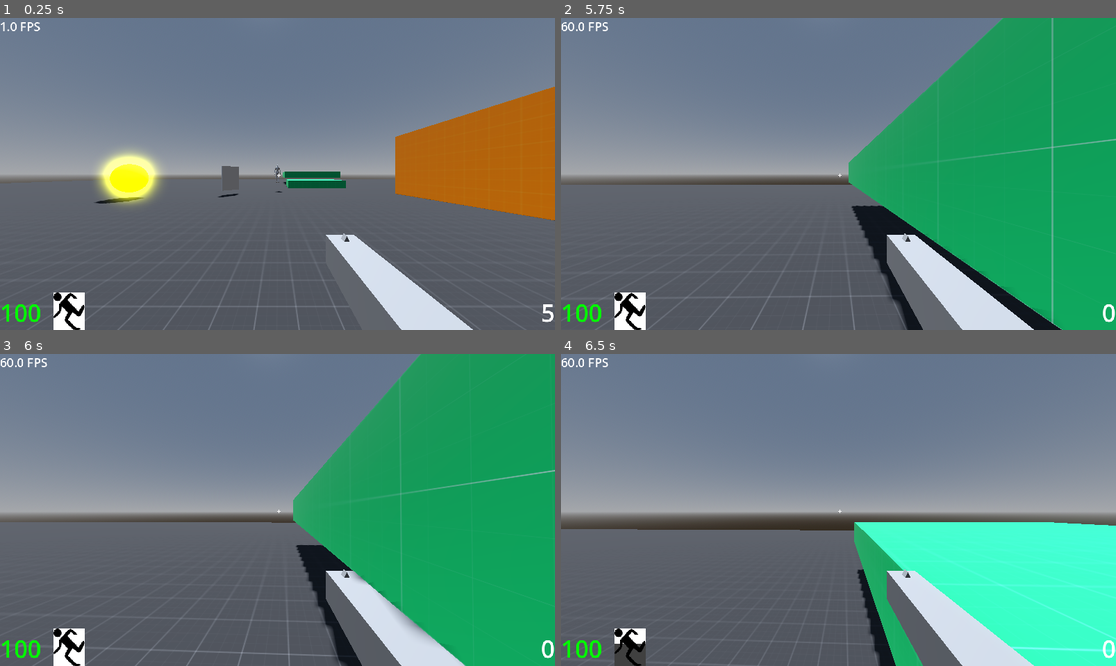
Above: before the commit, frames 1-4 (two rows, left to right).
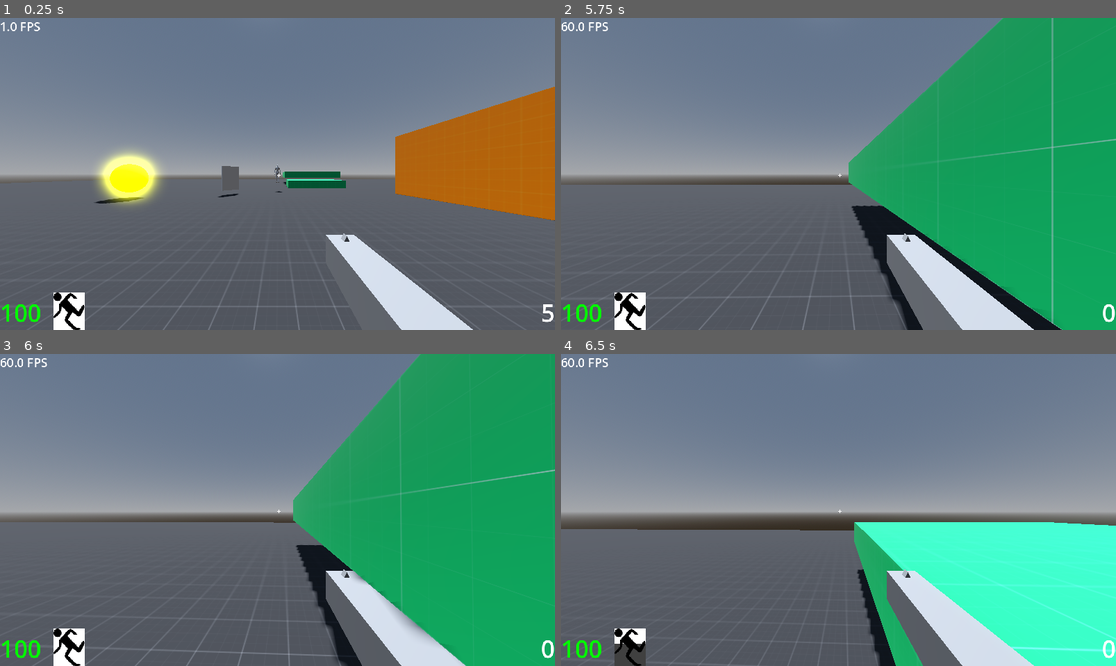
Above: after the commit, the same moments.

Repository: sam0622/fps
Game: Godot game, scene res://src/scenes/levels/testing_ground.tscn
Same seed, same stepped clock (60 frames per second), same inputs: the game is played once before the commit and once after it.
Inputs (mouse positions are in pixels of both pictures, inside the frame that each line leads up to):
- Up to frame 1 (0.25 s): no input
- Up to frame 2 (5.75 s): move the mouse to (866, 174) at 0.52 s; press the mouse at (866, 174) at 0.53 s; hold W (moveForward) from 0.53 s (still down); tap Space (Jump) at 0.77, 1.52, 3.02, 3.77, 4.52 s; move the mouse to (810, 174) at 1.27 s; release the mouse at (810, 174) at 1.28 s; tap Shift (use_ablility) at 1.35, 2.85, 4.35 s; move the mouse to (849, 167) at 2.02 s; press the mouse at (849, 167) at 2.03 s; move the mouse to (832, 180) at 2.77 s; release the mouse at (832, 180) at 2.78 s; click (832, 180) at 2.92 s; move the mouse to (877, 177) at 3.52 s; press the mouse at (877, 177) at 3.53 s; move the mouse to (794, 170) at 4.27 s; release the mouse at (794, 170) at 4.28 s; move the mouse to (844, 174) at 5.02 s; press the mouse at (844, 174) at 5.03 s
- Up to frame 3 (6 s): move the mouse to (255, 503) at 5.77 s; release W (moveForward) at 5.78 s; release the mouse at (255, 503) at 5.78 s; hold Right (moveRight) from 5.78 s (still down); tap Shift (use_ablility) at 5.85 s
- Up to frame 4 (6.5 s): keep holding Right (moveRight); tap Space (Jump) at 6.02 s

Frames 1-2 are identical in both runs. In frame 3, 0.1% of the frame differs, in the area x 48-100%, y 0-100%; in frame 4, nothing differs.

Commit message:
Added damage area to test dash

Diff:
--- a/src/scenes/levels/testing_ground.tscn
+++ b/src/scenes/levels/testing_ground.tscn
@@ -7,6 +7,7 @@
 [ext_resource type="PackedScene" uid="uid://dsjjwhl1ox0am" path="res://src/scenes/static_target.tscn" id="4_qy0nn"]
 [ext_resource type="Material" uid="uid://c1uh3h4vq3qsh" path="res://assets/resources/bullet_trail.tres" id="5_es3a7"]
 [ext_resource type="PackedScene" uid="uid://43b4m1bee8c" path="res://src/scenes/enemies/chaser/chaser.tscn" id="6_g85ek"]
+[ext_resource type="Script" uid="uid://b8hqmqwh6qsgf" path="res://src/scripts/damage_area.gd" id="8_qy0nn"]
 
 [sub_resource type="ProceduralSkyMaterial" id="ProceduralSkyMaterial_6g5uc"]
 
@@ -37,6 +38,9 @@
 
 [sub_resource type="SphereShape3D" id="SphereShape3D_0f478"]
 radius = 1.0
+
+[sub_resource type="BoxShape3D" id="BoxShape3D_es3a7"]
+size = Vector3(0.309082, 3.84229, 4.41345)
 
 [node name="Main" type="Node3D"]
 script = ExtResource("1_q7uao")
@@ -106,3 +110,14 @@
 [node name="CharacterBody3D" parent="." instance=ExtResource("6_g85ek")]
 transform = Transform3D(1, 0, 0, 0, 1, 0, 0, 0, 1, 0, 3.7488, -15.957)
 braindead = true
+
+[node name="DamageArea" type="Area3D" parent="."]
+transform = Transform3D(1, 0, 0, 0, 1, 0, 0, 0, 1, -10.7718, 0.949177, -6.40198)
+script = ExtResource("8_qy0nn")
+
+[node name="CollisionShape3D" type="CollisionShape3D" parent="DamageArea"]
+transform = Transform3D(1, 0, 0, 0, 1, 0, 0, 0, 1, -0.345459, 1.42114, 0.110779)
+shape = SubResource("BoxShape3D_es3a7")
+debug_color = Color(1, 0, 0, 1)
+
+[connection signal="body_entered" from="DamageArea" to="DamageArea" method="_on_body_entered"]
--- /dev/null
+++ b/src/scripts/damage_area.gd
@@ -0,0 +1,10 @@
+extends Area3D
+
+@export var damage := 10
+
+@onready var player := get_tree().get_first_node_in_group("player")
+
+
+func _on_body_entered(body: Node3D) -> void:
+	if body is Player:
+		body.health -= damage
Not shown: 1 places in src/scenes/levels/testing_ground.tscn that only renumber resources
Not shown, added: src/scripts/damage_area.gd.uid
